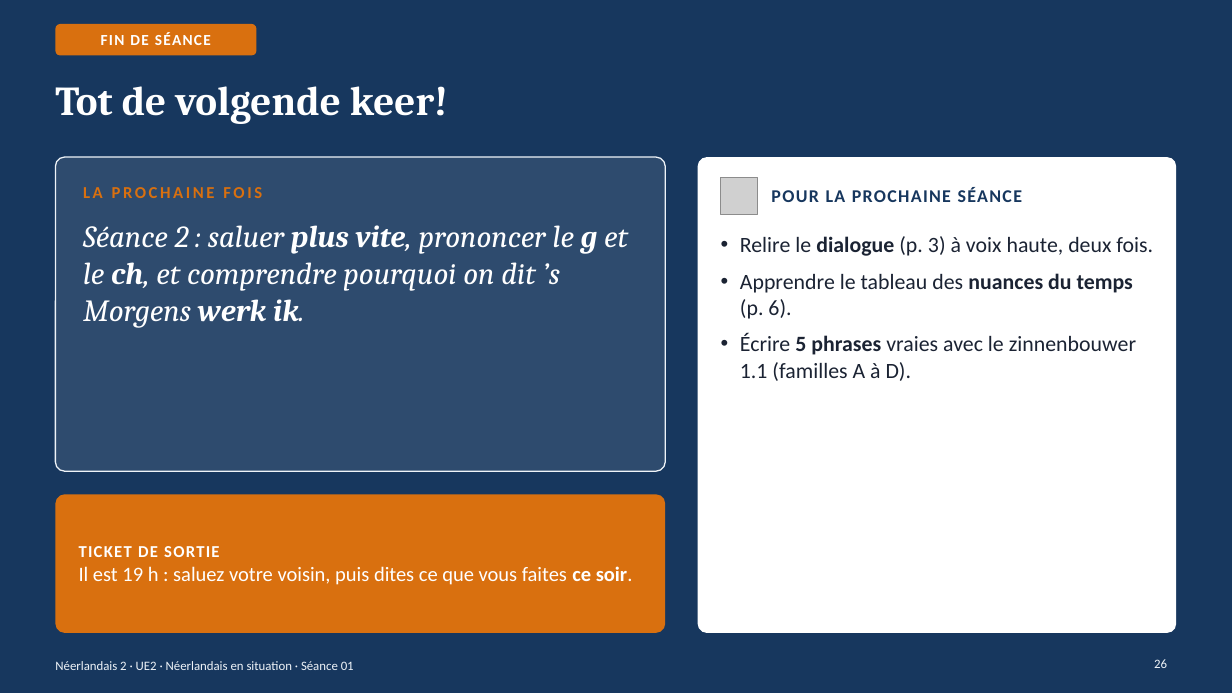
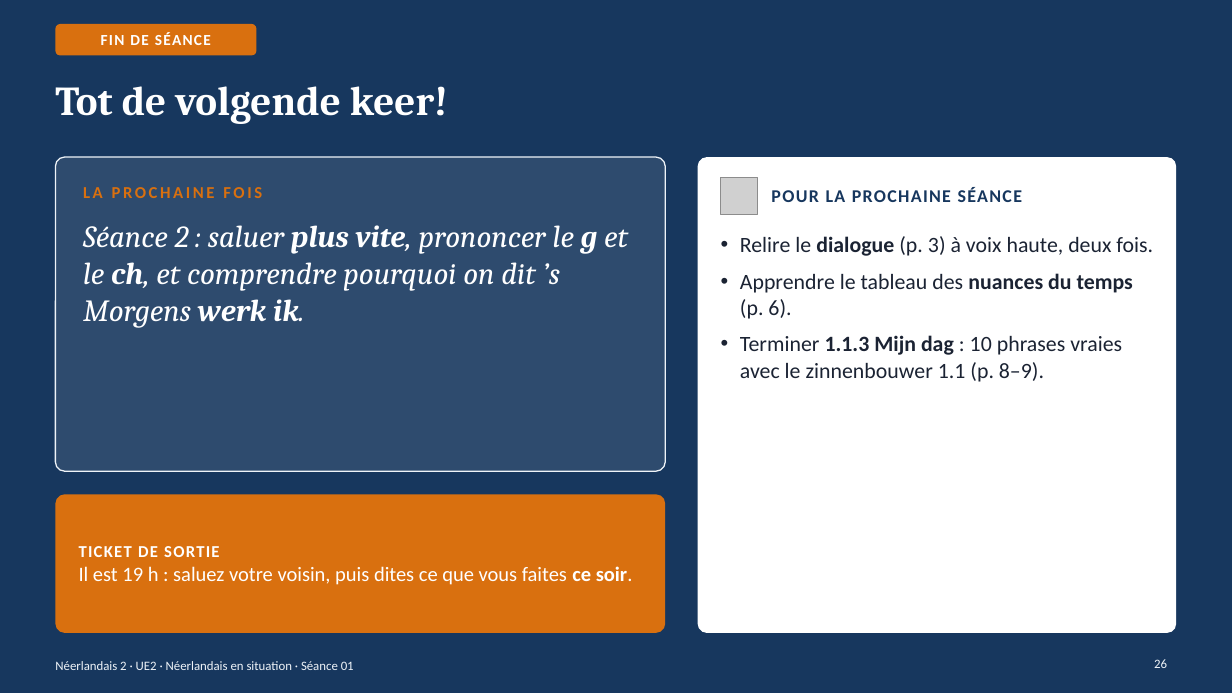
Before and after one commit to ajouniaux/talenleren, a slide deck: slide 26 of neerlandais2/powerpoints/Seance_01_Kennismaking_Goedemorgen.pptx. Drawn at 1232x693 pixels with LibreOffice and Linux fonts; fonts in the diff are those of the drawing; grey boxes stand for pictures. Boxes give left, top, right and bottom in pixels: in the first picture for what was removed or moved away, otherwise in the second. Text is boxed around its words. In the diff, an @@ line names an element or a change of style, - is before the commit and + after.

```diff
--- a/neerlandais2/powerpoints/Seance_01_Kennismaking_Goedemorgen.pptx
+++ b/neerlandais2/powerpoints/Seance_01_Kennismaking_Goedemorgen.pptx
@@ text at (x1=740, y1=335, x2=1122, y2=382): text changed @@
-• Écrire 5 phrases vraies avec le zinnenbouwer 1.1 (familles A à D).
+• Terminer 1.1.3 Mijn dag : 10 phrases vraies avec le zinnenbouwer 1.1 (p. 8–9).
```
Also in this commit, not shown: 18 other slides changed, 1 other file.
